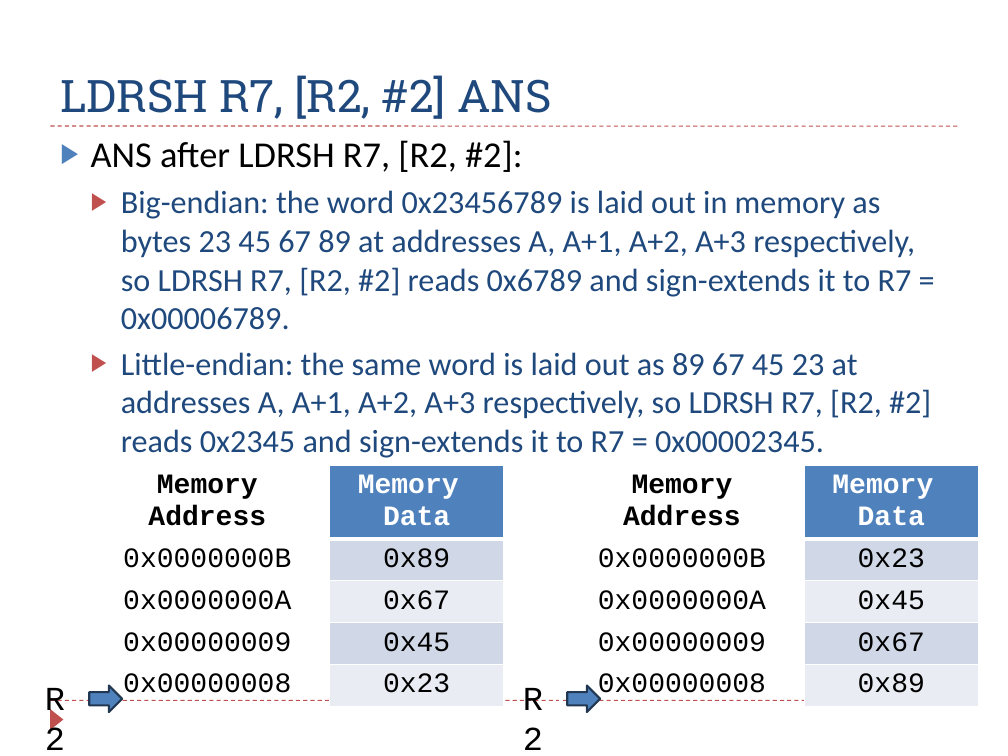
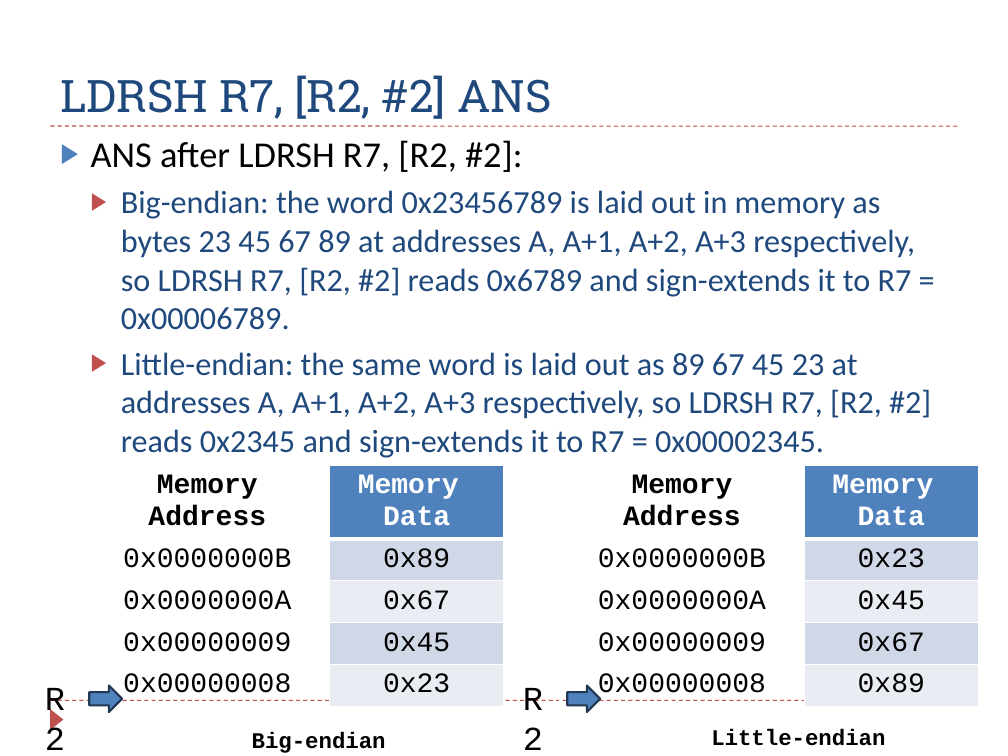
Before and after one commit to guhofstra/CSC111Fa26, a slide deck: slide 29 of PPTs/Ch5_ARM_Load_Store_Exercises_ANS.pptx. Drawn at 1008x756 pixels with LibreOffice and Linux fonts; fonts in the diff are those of the drawing. Boxes give left, top, right and bottom in pixels: in the first picture for what was removed or moved away, otherwise in the second. Text is boxed around its words. In the diff, an @@ line names an element or a change of style, - is before the commit and + after.

```diff
--- a/PPTs/Ch5_ARM_Load_Store_Exercises_ANS.pptx
+++ b/PPTs/Ch5_ARM_Load_Store_Exercises_ANS.pptx
@@ text added at (252,732,386,753), 16 pt, text #000000, bold @@
+Big-endian
@@ text added at (711,729,885,746), 16 pt, text #000000, bold @@
+Little-endian
```
Also in this commit, not shown: 3 other slides changed, 4 other files.
